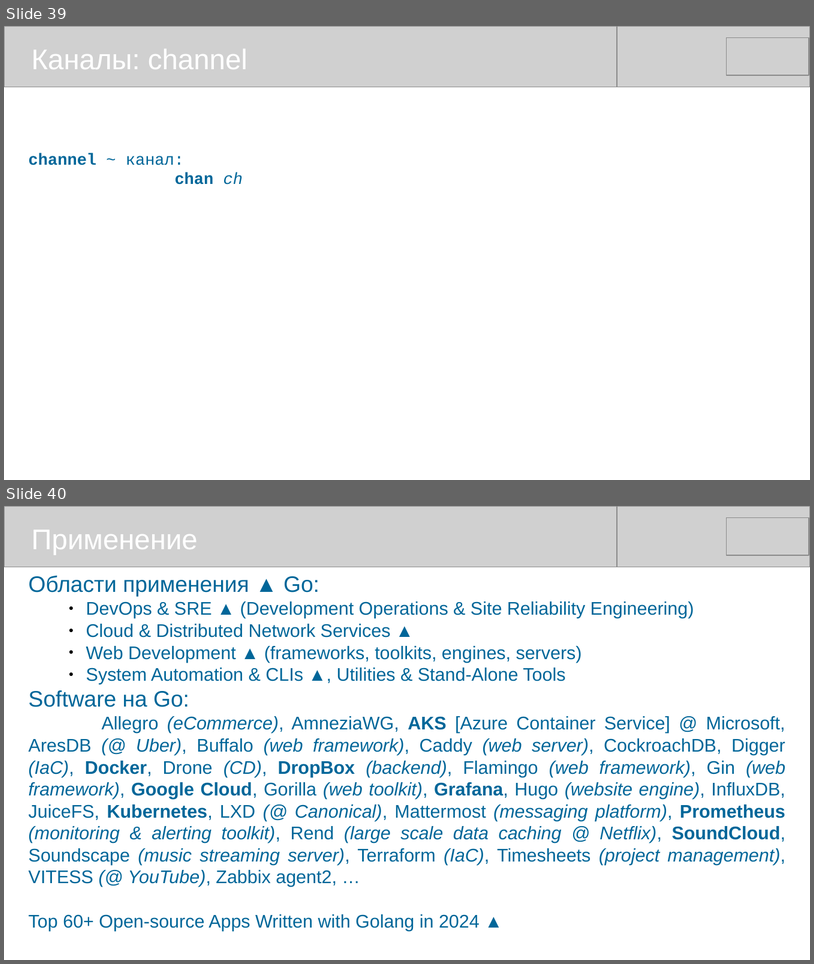
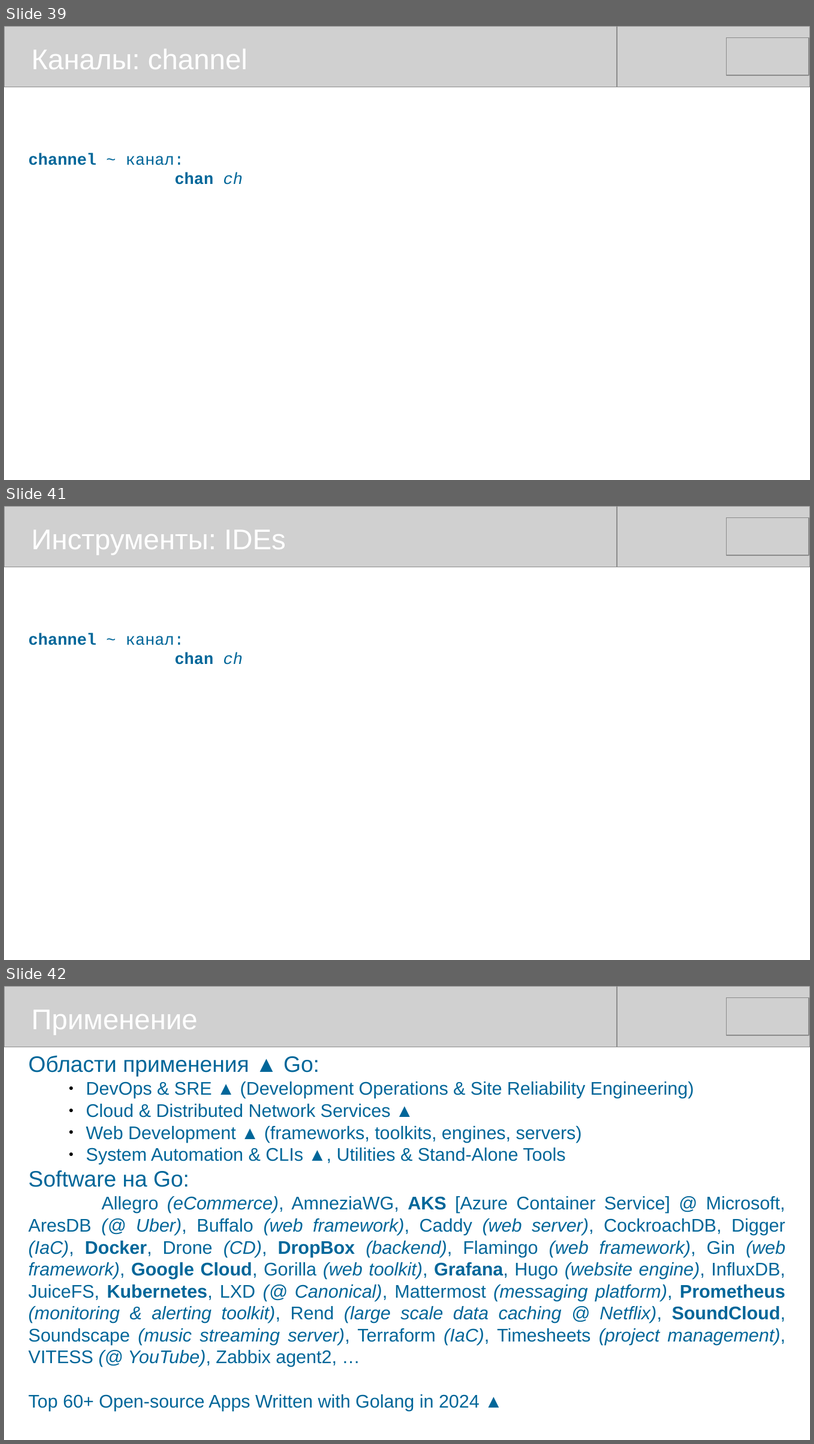
Before and after one commit to mike-shock/Go_language, a slide deck: Go_Intro.odp. Shown one above the other, each under a label of ours: slides 39 and 40 before the commit, slides 39, 41 and 42 after it; the slides between them are not shown. The pictures are 814x964 and 814x1444 pixels, drawn with LibreOffice and Linux fonts; fonts in the diff are those of the drawing; grey boxes stand for pictures. Boxes give left, top, right and bottom in pixels: in the first picture for what was removed or moved away, otherwise in the second. Text is boxed around its words. In the diff, an @@ line names an element or a change of style, - is before the commit and + after.

```diff
--- a/Go_Intro.odp
+++ b/Go_Intro.odp
@@ slide 41 added at (4,506,810,960), background #FFFFFF @@
@@ picture added at (4,506,617,567) @@
@@ picture added at (197,506,810,567) @@
@@ picture added at (727,518,810,556) @@
@@ text added at (32,530,286,555), 28 pt, text #FFFFFF @@
+Инструменты: IDEs
@@ text added at (29,633,243,664), 16 pt, text #006699, bold @@
+channel ~ канал:
+chan ch
@@ what was slide 40 is now slide 42 @@
```
Also in this commit, not shown: 2 slides changed, 1 other slide added.
